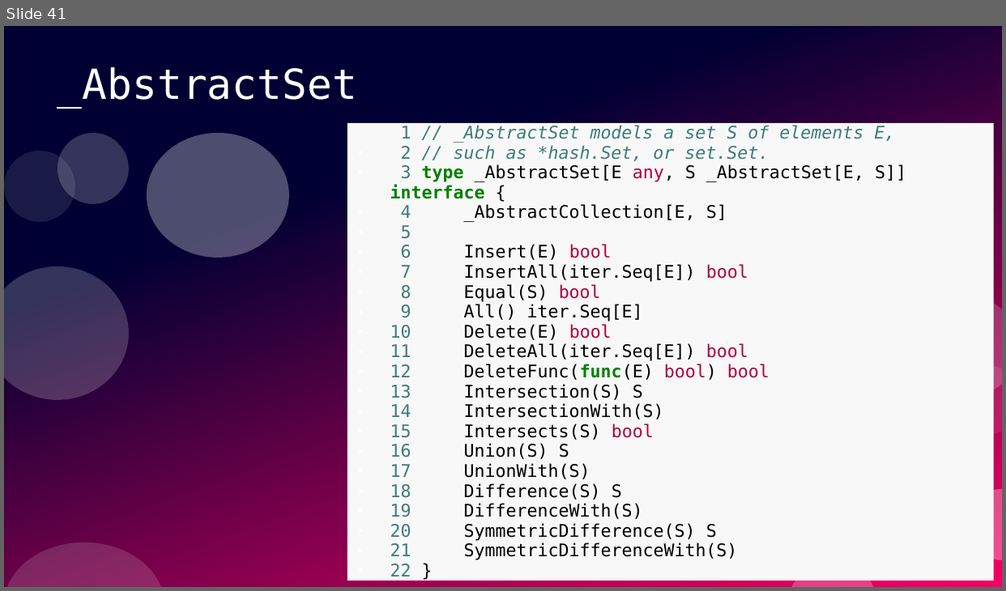
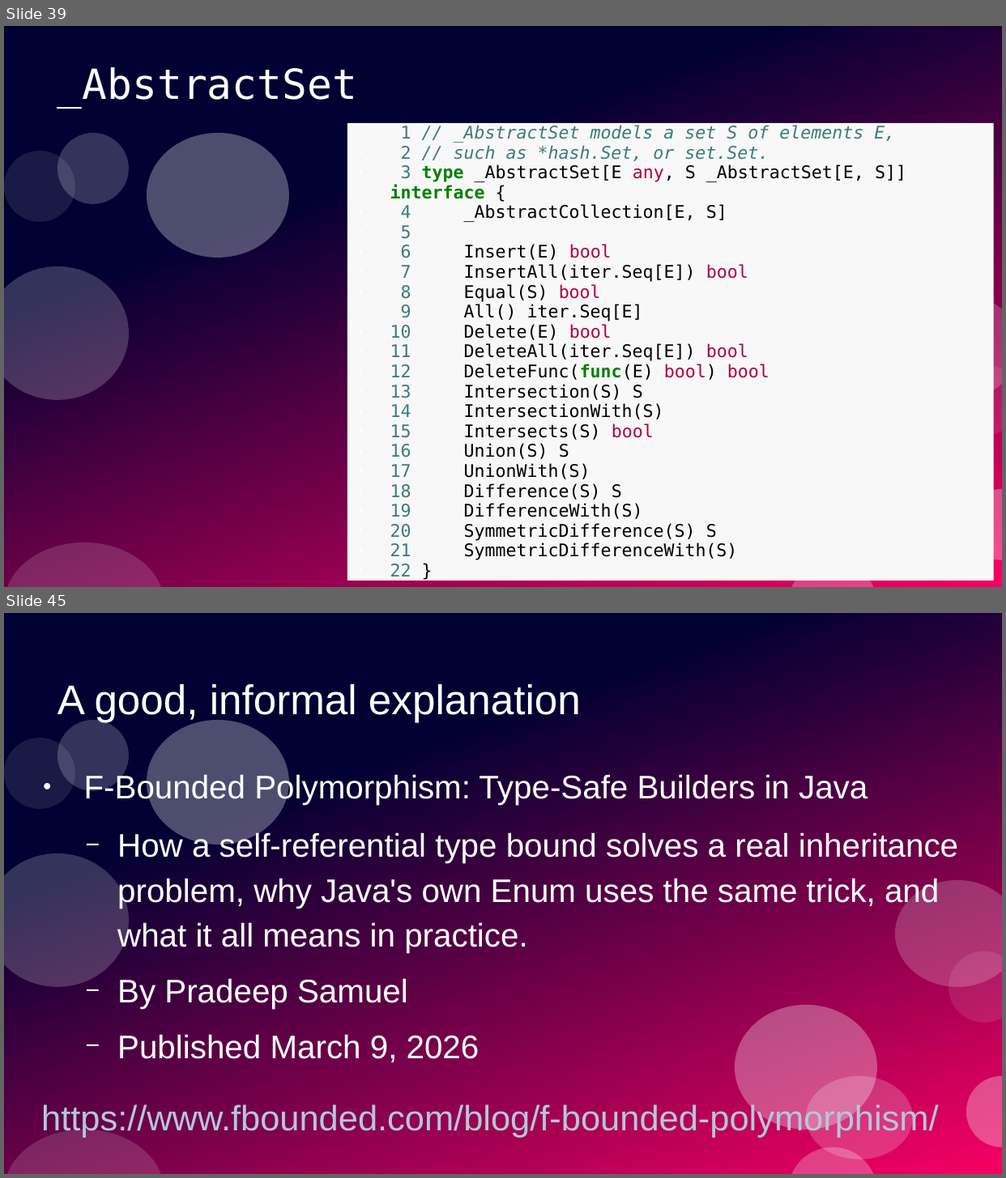
Before and after one commit to ramalho/sets-in-go, a slide deck: sets-in-go.odp. Shown one above the other, each under a label of ours: slide 41 before the commit, slides 39 and 45 after it; the slides between them are not shown. The pictures are 1006x591 and 1006x1178 pixels, drawn with LibreOffice and Linux fonts; fonts in the diff are those of the drawing. Boxes give left, top, right and bottom in pixels: in the first picture for what was removed or moved away, otherwise in the second. Text is boxed around its words. In the diff, an @@ line names an element or a change of style, - is before the commit and + after.

```diff
--- a/sets-in-go.odp
+++ b/sets-in-go.odp
@@ slide 45 added at [4,613,1002,1174], background #FFFFFF; not listed: 10 template elements that a slide beside it also shows @@
@@ title added at [57,684,581,722], 33 pt, text #FFFFFF @@
+A good, informal explanation
@@ text added at [84,773,958,1063], 26 pt, text #FFFFFF @@
+● F-Bounded Polymorphism: Type-Safe Builders in Java
+  − How a self-referential type bound solves a real inheritance problem, why Java's own Enum uses the same trick, and what it all means in practice.
+  − By Pradeep Samuel
+  − Published March 9, 2026
@@ ellipse added at [735,1005,877,1130], fill #FFFFFF at 30% opacity @@
@@ ellipse added at [807,1076,913,1160], fill #FFFFFF at 20% opacity @@
@@ text added at [41,1103,938,1139], 28 pt, text #B4C7DC @@
+https://www.fbounded.com/blog/f-bounded-polymorphism/
@@ what was slide 41 is now slide 39 @@
```
Also in this commit, not shown: 4 slides changed, 6 other slides added, 1 other file.
